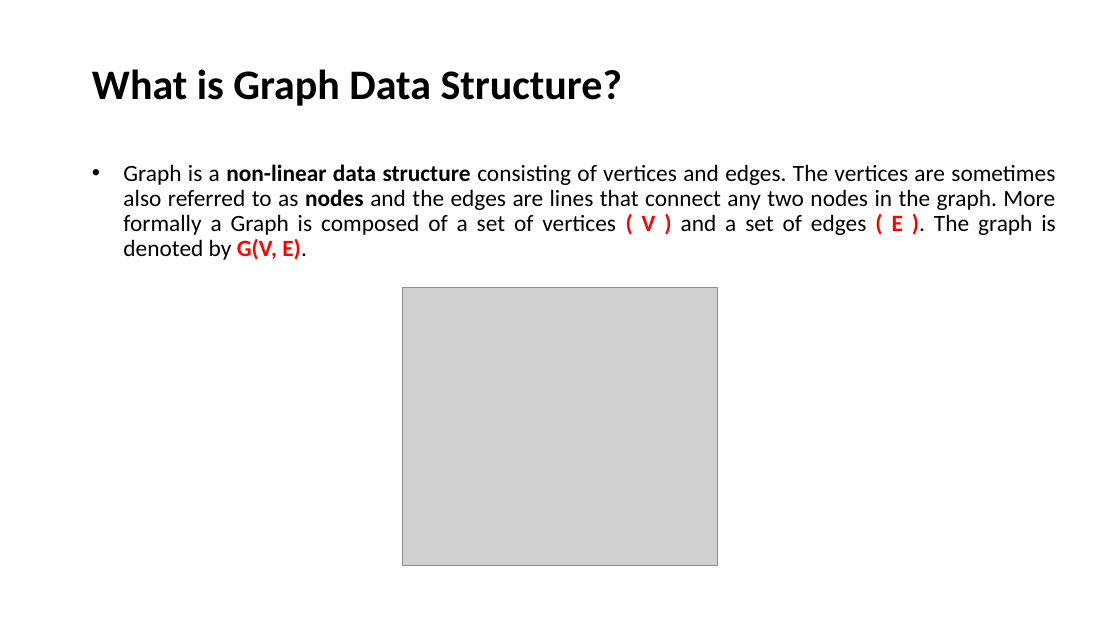
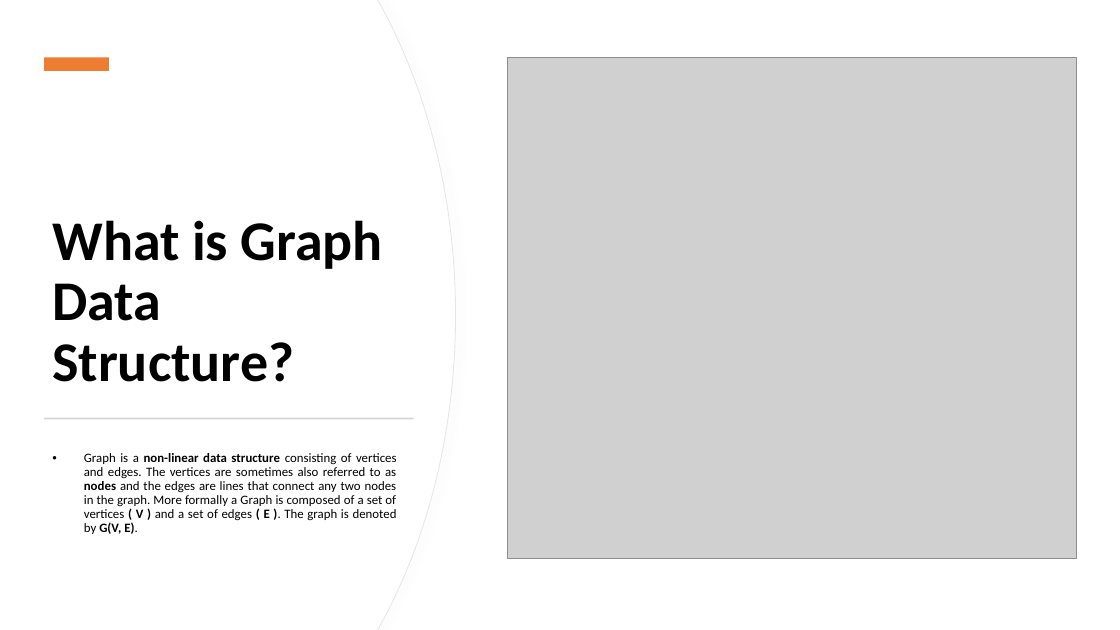
Before and after one commit to alaminbhuyan/DSA-In-Python, a slide deck: slide 3 of Data Structure & Algorithm PDF/Graph Data Structure.pptx. Drawn at 1120x630 pixels with LibreOffice and Linux fonts; fonts in the diff are those of the drawing; grey boxes stand for pictures. Boxes give left, top, right and bottom in pixels: in the first picture for what was removed or moved away, otherwise in the second. Text is boxed around its words. In the diff, an @@ line names an element or a change of style, - is before the commit and + after.

Commit message:
Update Graph Data Structure PPTX file
Replaces the existing Graph Data Structure PowerPoint file with a new version. Specific content changes are not detailed in the diff.

```diff
--- a/Data Structure & Algorithm PDF/Graph Data Structure.pptx
+++ b/Data Structure & Algorithm PDF/Graph Data Structure.pptx
@@ freeform shape added at (0,0,455,630), fill #FFFFFF, outline #E6E6E6 0.75 pt @@
@@ freeform shape added at (0,0,455,630), fill #FFFFFF @@
@@ rectangle added at (44,58,109,71), fill #ED7D31 @@
@@ picture: place and size @@
-picture at (402,288,718,565)
+picture at (507,57,1077,559)
@@ title "What is Graph Data Structure?": place and size @@
-title "What is Graph Data Structure?" at (92,69,622,106)
+title "What is Graph Data Structure?" at (52,220,383,382)
@@ title "What is Graph Data Structure?" at (52,220,383,382): size 36 to 48 pt @@
@@ rectangle added at (45,418,414,419), fill #D5D5D5 @@
@@ subtitle "Graph is a non-linear data ...": place and size @@
-subtitle "Graph is a non-linear data ..." at (123,164,1055,260)
+subtitle "Graph is a non-linear data ..." at (84,453,397,534)
@@ subtitle "Graph is a non-linear data ..." at (84,453,397,534): size 20 to 11 pt; text colour #FF0000 to #000000 in "( V ) ( E ). G(V, ..." @@
```
Also in this commit, not shown: 11 other slides changed, 1 slide added.
